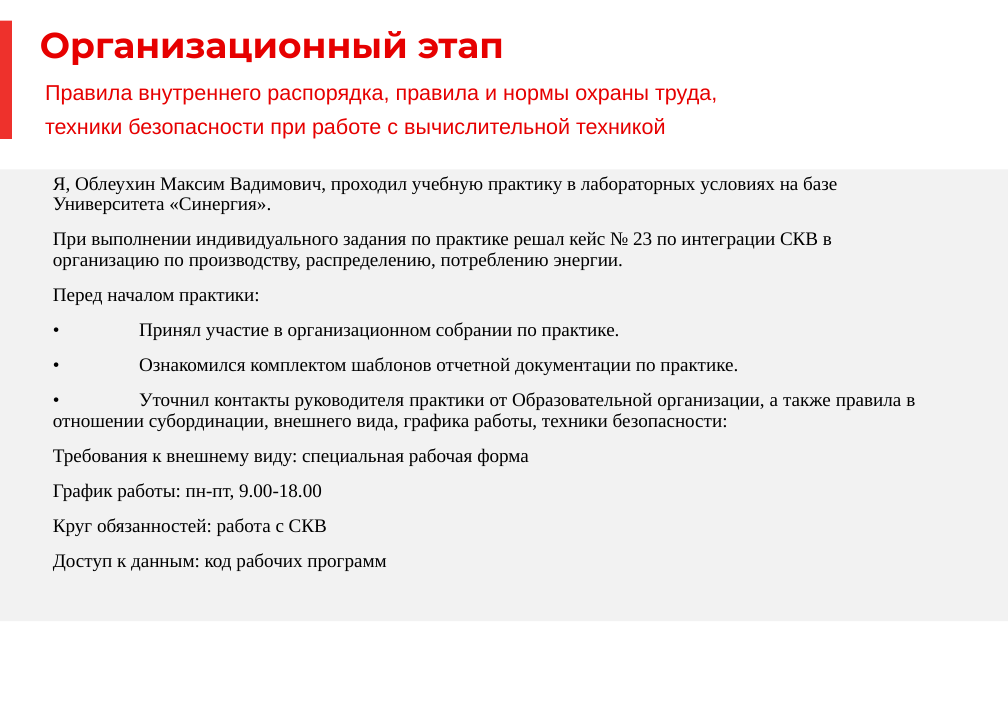
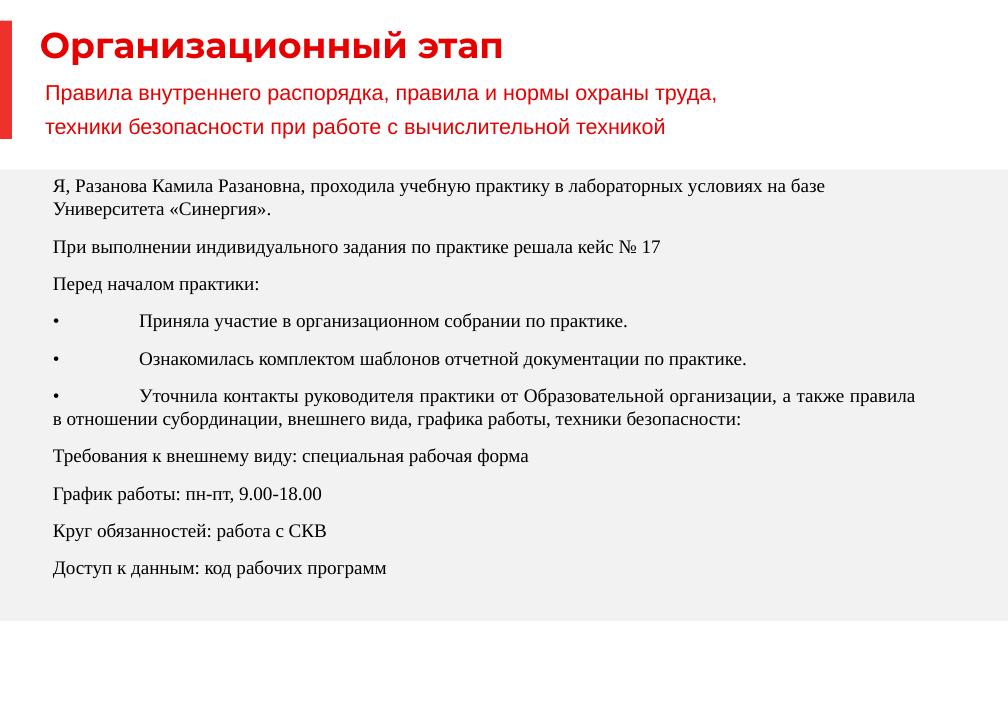
Before and after one commit to erzat-alim/Labs, a slide deck: slide 3 of zkami/1/Отчетная презентация.pptx. Drawn at 1008x713 pixels with LibreOffice and Linux fonts; fonts in the diff are those of the drawing; background and template pictures are left out. Boxes give left, top, right and bottom in pixels: in the first picture for what was removed or moved away, otherwise in the second. Text is boxed around its words. In the diff, an @@ line names an element or a change of style, - is before the commit and + after.

```diff
--- a/zkami/1/Отчетная презентация.pptx
+++ b/zkami/1/Отчетная презентация.pptx
@@ text at (53, 178, 825, 257): text changed @@
-Я, Облеухин Максим Вадимович, проходил учебную практику в лабораторных условиях на базе Университета «Синергия».
-При выполнении индивидуального задания по практике решал кейс № 23 по интеграции СКВ в организацию по производству, распределению, потреблению энергии.
+Я, Разанова Камила Разановна, проходила учебную практику в лабораторных условиях на базе Университета «Синергия».
+При выполнении индивидуального задания по практике решала кейс № 17
@@ text at (53, 277, 529, 578): line spacing 0.9 to 1 @@
@@ text at (53, 313, 915, 429): text changed @@
-• Принял участие в организационном собрании по практике.
-• Ознакомился комплектом шаблонов отчетной документации по практике.
-• Уточнил контакты руководителя практики от Образовательной организации, а также правила в отношении субординации, внешнего вида, графика работы, техники безопасности:
+• Приняла участие в организационном собрании по практике.
+• Ознакомилась комплектом шаблонов отчетной документации по практике.
+• Уточнила контакты руководителя практики от Образовательной организации, а также правила в отношении субординации, внешнего вида, графика работы, техники безопасности:
```
Also in this commit, not shown: 11 other slides changed, 55 other files.
